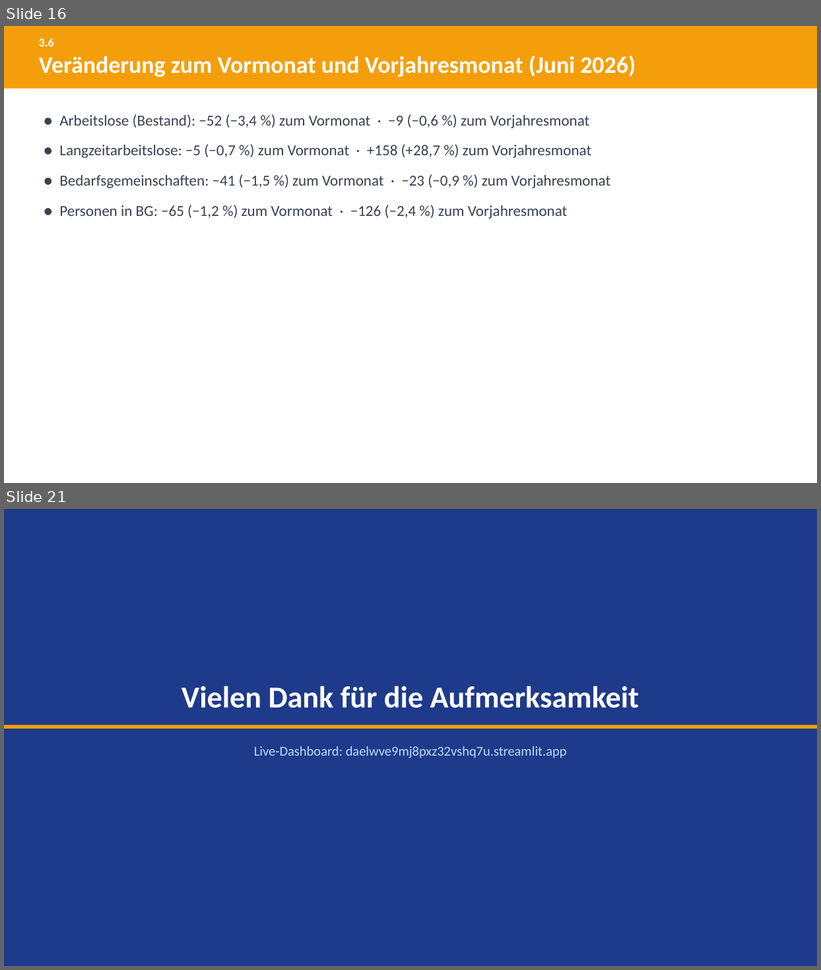
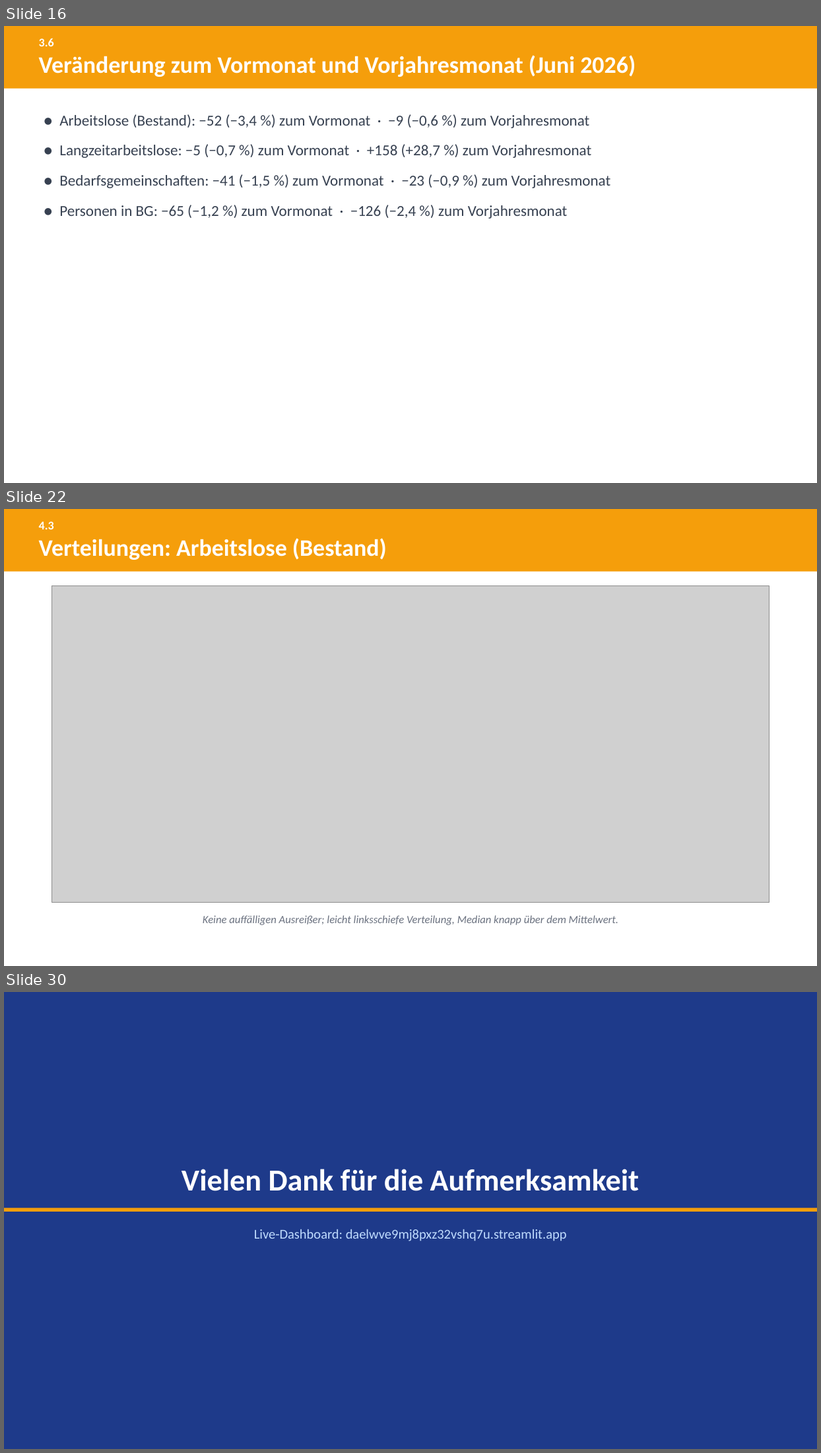
Before and after one commit to eufunk/arbeitsmarkt-regensburg, a slide deck: Dok/Projektpraesentation.pptx. Shown one above the other, each under a label of ours: slides 16 and 21 before the commit, slides 16, 22 and 30 after it; the slides between them are not shown. The pictures are 821x970 and 821x1453 pixels, drawn with LibreOffice and Linux fonts; fonts in the diff are those of the drawing; grey boxes stand for pictures. Boxes give left, top, right and bottom in pixels: in the first picture for what was removed or moved away, otherwise in the second. Text is boxed around its words. In the diff, an @@ line names an element or a change of style, - is before the commit and + after.

```diff
--- a/Dok/Projektpraesentation.pptx
+++ b/Dok/Projektpraesentation.pptx
@@ slide 22 added at (x1=4, y1=509, x2=817, y2=966), background #FFFFFF @@
@@ rectangle added at (x1=4, y1=509, x2=817, y2=571), fill #F59E0B @@
@@ text added at (x1=39, y1=522, x2=54, y2=529), 14 pt, text #FFFFFF, bold @@
+4.3
@@ text added at (x1=39, y1=538, x2=387, y2=560), 28 pt, text #FFFFFF, bold @@
+Verteilungen: Arbeitslose (Bestand)
@@ picture added at (x1=52, y1=586, x2=769, y2=903) @@
@@ text added at (x1=203, y1=916, x2=619, y2=925), 13 pt, text #6B7280, italic @@
+Keine auffälligen Ausreißer; leicht linksschiefe Verteilung, Median knapp über dem Mittelwert.
@@ what was slide 21 is now slide 30 @@
```
Also in this commit, not shown: 11 slides changed, 8 other slides added, 21 other files.
